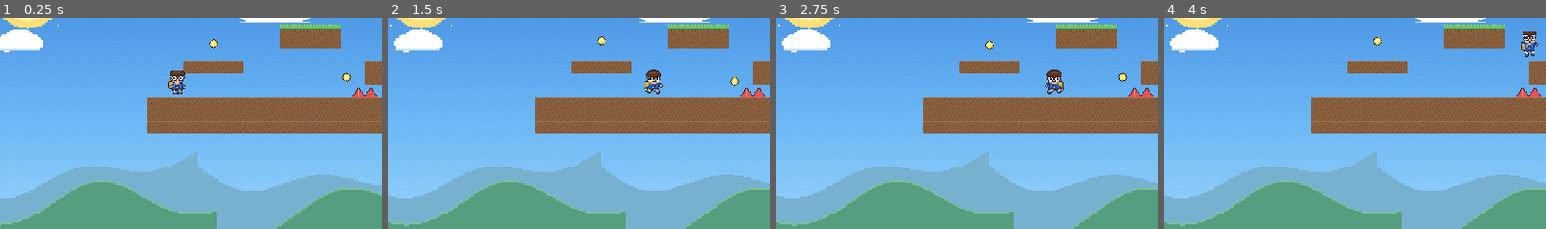
Above: before the commit, frames 1-4 (left to right).
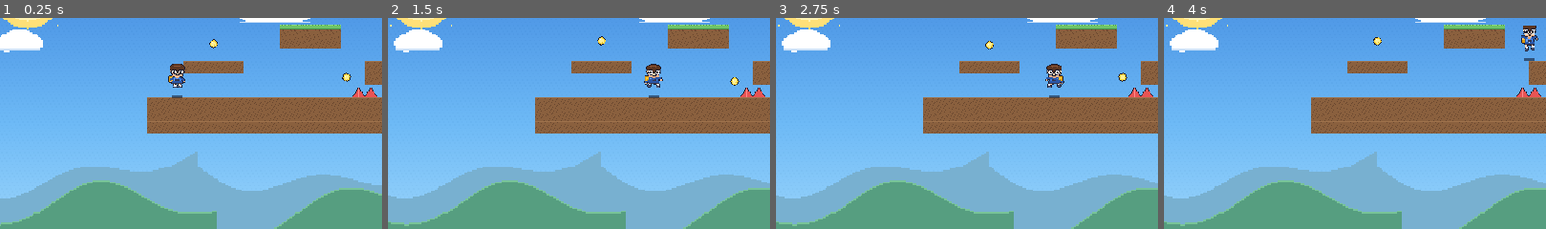
Above: after the commit, the same moments.

Repository: tred13/criteria-
Game: Godot game, scene res://Main.tscn
The game is run twice, just before and just after one commit, with the same random seed, the same clock (stepped at 60 frames per second) and the same inputs.
Inputs:
- Up to frame 1 (0.25 s): no input
- Up to frame 2 (1.5 s): tap Enter at 0.5 s; hold Right from 0.53 s (still down); tap R at 0.6, 1.35 s; tap Space at 0.77 s
- Up to frame 3 (2.75 s): tap Space at 1.52 s; release Right at 2.03 s; hold Left from 2.03 s (still down); tap R at 2.1 s
- Up to frame 4 (4 s): release Left at 2.78 s; hold Right from 2.78 s (still down); tap R at 2.85, 3.6 s; tap Space at 3.02, 3.77 s
The pictures show only the part of the screen within x 5-55%, y 23-72%; the shares and areas given below are measured in that part.

The runs differ from the first frame. In frame 1, 0.6% of the frame differs, in the area x 44-49%, y 21-39%; in frame 2, 0.6%; in frame 3, 0.6%; in frame 4, 0.5%.

Commit message:
Rayleigh Run: sprite sits on the body, camera keeps the kid framed, ground marker for legibility

Diff:
--- a/godot/game/scripts/Game.gd
+++ b/godot/game/scripts/Game.gd
@@ -201,7 +201,7 @@
 			frames.add_frame(anim[0], at)
 	spr.sprite_frames = frames
 	spr.texture_filter = CanvasItem.TEXTURE_FILTER_NEAREST
-	spr.position = Vector2(0, -6)
+	spr.position = Vector2(0, -14)
 	spr.play("idle")
 	player.add_child(spr)
 
@@ -330,6 +330,18 @@
 	return false
 
 # --------------------------------------------------------- loop
+func _draw() -> void:
+	# a subtle marker under the kid keeps him readable in tiny captures
+	if player == null:
+		return
+	draw_rect(Rect2(player.position + Vector2(-7, 12), Vector2(14, 3)),
+			  Color(0.05, 0.06, 0.12, 0.55), true)
+
+
+func _process(_delta: float) -> void:
+	queue_redraw()
+
+
 func _physics_process(delta: float) -> void:
 	t += delta
 	_parallax()
@@ -354,7 +366,7 @@
 	var half := Vector2(480 / ZOOM, 270 / ZOOM)
 	var want := Vector2(
 		clamp(player.position.x + 30 * facing, half.x, width * TILE - half.x),
-		height * TILE - half.y)
+		clamp(player.position.y - 10, half.y, height * TILE - half.y))
 	cam.position = cam.position.lerp(want, 0.1)
 
 
